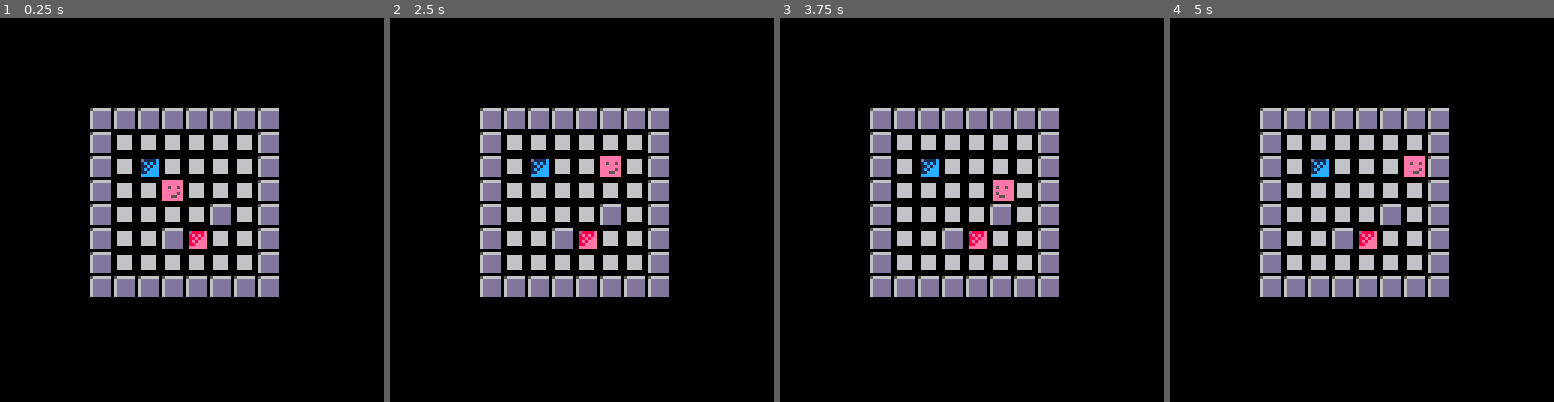
Above: before the commit, frames 1-4 (left to right).
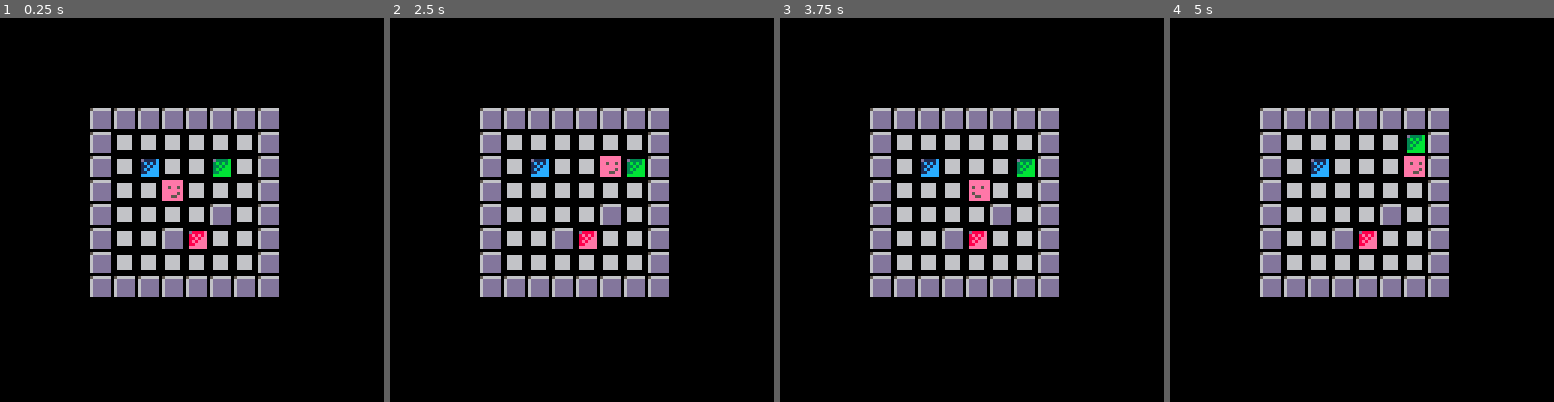
Above: after the commit, the same moments.

Repository: ymendel/parabox
Game: PICO-8 cartridge parabox.p8
The game is run twice, just before and just after one commit, with the same random seed, the same clock (stepped at 60 frames per second) and the same inputs.
Inputs:
- Up to frame 1 (0.25 s): no input
- Up to frame 2 (2.5 s): hold Right 1.6-2.1 s; hold Up 2.15-2.42 s; hold Right from 2.47 s (still down)
- Up to frame 3 (3.75 s): release Right at 3.03 s; hold Left 3.08-3.58 s; hold Down from 3.63 s (still down)
- Up to frame 4 (5 s): release Down at 3.97 s; hold Right 4.02-4.68 s; hold Up from 4.73 s (still down)

The runs differ from the first frame. In frame 1, 0.2% of the frame differs, in the area x 55-61%, y 36-42%; in frame 2, 0.2%; in frame 3, 0.8%, in the area x 49-67%, y 36-48%; in frame 4, 0.2%.

Commit message:
recurse into the other boxes to push several
And they all get properly blocked by a wall!

There's probably a better way to do this, but eh this seems fine for
now.

Diff:
--- a/game.lua
+++ b/game.lua
@@ -37,8 +37,13 @@
       local tile=mget(box.x,box.y)
       if (tile_blocking(tile)) then
         box.x,box.y=px,py
+        return -1
       else
-        push_boxes(box,dx,dy)
+        local err=push_boxes(box,dx,dy)
+        if (err==-1) then
+          box.x,box.y=px,py
+          return -1
+        end
       end
     end
   end
--- a/parabox.p8
+++ b/parabox.p8
@@ -11,12 +11,12 @@
 #include player.lua
 __gfx__
 00000000eeeeeee00000000000000000000000000000000000000000000000000000000000000000000000000000000000000000000000000000000000000000
-00000000eeeeeee00d1111c00d8888e0000000000000000000000000000000000000000000000000000000000000000000000000000000000000000000000000
-00700700ee5ee5e001c1c1c008e8e8e0000000000000000000000000000000000000000000000000000000000000000000000000000000000000000000000000
-00077000eeeeeee0011c1cc0088e8ee0000000000000000000000000000000000000000000000000000000000000000000000000000000000000000000000000
-00077000eeeee5e001c1ccc008e8eee0000000000000000000000000000000000000000000000000000000000000000000000000000000000000000000000000
-00700700eee55ee0011cccc0088eeee0000000000000000000000000000000000000000000000000000000000000000000000000000000000000000000000000
-00000000eeeeeee00cccccc00eeeeee0000000000000000000000000000000000000000000000000000000000000000000000000000000000000000000000000
+00000000eeeeeee00d1111c00d8888e00d3333b00000000000000000000000000000000000000000000000000000000000000000000000000000000000000000
+00700700ee5ee5e001c1c1c008e8e8e003b3b3b00000000000000000000000000000000000000000000000000000000000000000000000000000000000000000
+00077000eeeeeee0011c1cc0088e8ee0033b3bb00000000000000000000000000000000000000000000000000000000000000000000000000000000000000000
+00077000eeeee5e001c1ccc008e8eee003b3bbb00000000000000000000000000000000000000000000000000000000000000000000000000000000000000000
+00700700eee55ee0011cccc0088eeee0033bbbb00000000000000000000000000000000000000000000000000000000000000000000000000000000000000000
+00000000eeeeeee00cccccc00eeeeee00bbbbbb00000000000000000000000000000000000000000000000000000000000000000000000000000000000000000
 00000000000000000000000000000000000000000000000000000000000000000000000000000000000000000000000000000000000000000000000000000000
 56666660000000000000000000000000000000000000000000000000000000000000000000000000000000000000000000000000000000000000000000000000
 6dddddd0066666000000000000000000000000000000000000000000000000000000000000000000000000000000000000000000000000000000000000000000
@@ -26,12 +26,12 @@
 6dddddd0066666000000000000000000000000000000000000000000000000000000000000000000000000000000000000000000000000000000000000000000
 6dddddd0000000000000000000000000000000000000000000000000000000000000000000000000000000000000000000000000000000000000000000000000
 __gff__
-0000060600000000000000000000000002000000000000000000000000000000000000000000000000000000000000000000000000000000000000000000000000000000000000000000000000000000000000000000000000000000000000000000000000000000000000000000000000000000000000000000000000000000
+0000060606000000000000000000000002000000000000000000000000000000000000000000000000000000000000000000000000000000000000000000000000000000000000000000000000000000000000000000000000000000000000000000000000000000000000000000000000000000000000000000000000000000
 0000000000000000000000000000000000000000000000000000000000000000000000000000000000000000000000000000000000000000000000000000000000000000000000000000000000000000000000000000000000000000000000000000000000000000000000000000000000000000000000000000000000000000
 __map__
 1010101010101010000000000000000000000000000000000000000000000000000000000000000000000000000000000000000000000000000000000000000000000000000000000000000000000000000000000000000000000000000000000000000000000000000000000000000000000000000000000000000000000000
 1011111111111110000000000000000000000000000000000000000000000000000000000000000000000000000000000000000000000000000000000000000000000000000000000000000000000000000000000000000000000000000000000000000000000000000000000000000000000000000000000000000000000000
-1011021111111110000000000000000000000000000000000000000000000000000000000000000000000000000000000000000000000000000000000000000000000000000000000000000000000000000000000000000000000000000000000000000000000000000000000000000000000000000000000000000000000000
+1011021111041110000000000000000000000000000000000000000000000000000000000000000000000000000000000000000000000000000000000000000000000000000000000000000000000000000000000000000000000000000000000000000000000000000000000000000000000000000000000000000000000000
 1011111111111110000000000000000000000000000000000000000000000000000000000000000000000000000000000000000000000000000000000000000000000000000000000000000000000000000000000000000000000000000000000000000000000000000000000000000000000000000000000000000000000000
 1011111111101110000000000000000000000000000000000000000000000000000000000000000000000000000000000000000000000000000000000000000000000000000000000000000000000000000000000000000000000000000000000000000000000000000000000000000000000000000000000000000000000000
 1011111003111110000000000000000000000000000000000000000000000000000000000000000000000000000000000000000000000000000000000000000000000000000000000000000000000000000000000000000000000000000000000000000000000000000000000000000000000000000000000000000000000000
